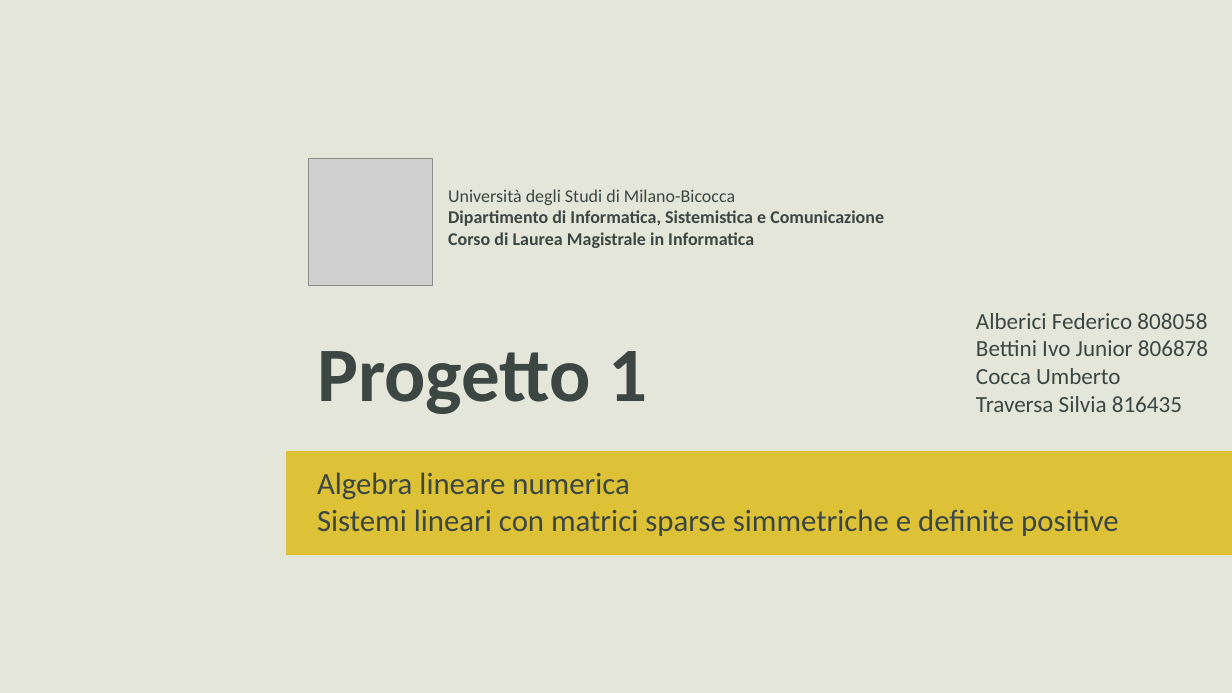
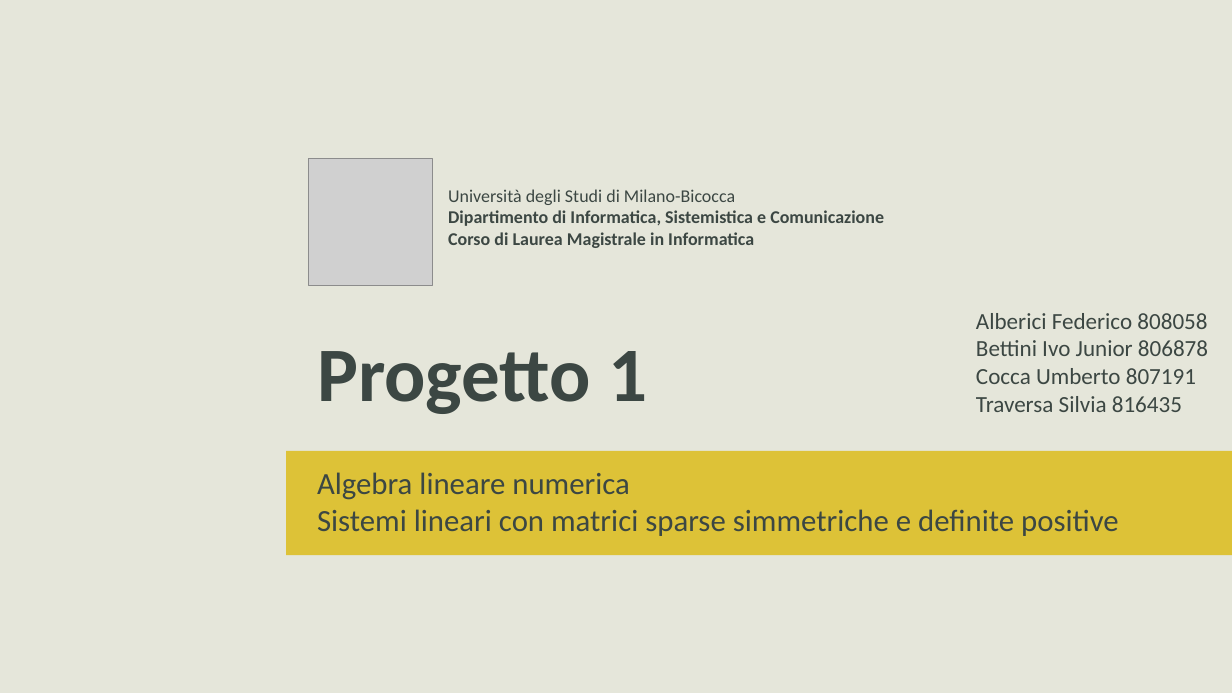
Before and after one commit to okamiRvS/Cholesky-Computing, a slide deck: slide 1 of final results/Relazione.pptx. Drawn at 1232x693 pixels with LibreOffice and Linux fonts; fonts in the diff are those of the drawing; grey boxes stand for pictures; background and template pictures are left out. Boxes give left, top, right and bottom in pixels: in the first picture for what was removed or moved away, otherwise in the second. Text is boxed around its words. In the diff, an @@ line names an element or a change of style, - is before the commit and + after.

```diff
--- a/final results/Relazione.pptx
+++ b/final results/Relazione.pptx
@@ text at (976, 368, 1196, 384): text changed @@
-Cocca Umberto
+Cocca Umberto 807191
```
Also in this commit, not shown: 3 other files.
